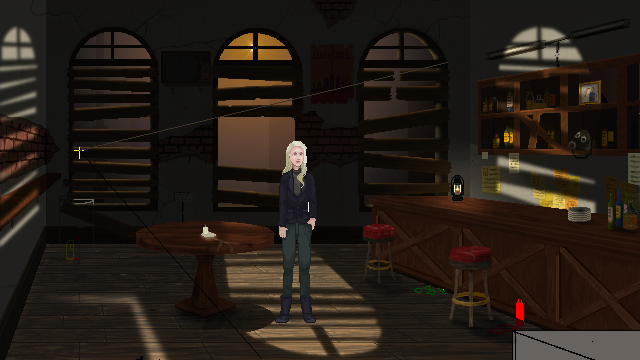
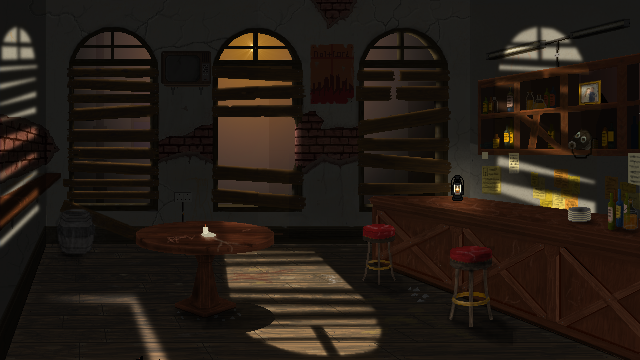
Layer changes from the first (640, 360) image to the second:
painted on "shadowstool" over (43, 164, 500, 328)
hid group "Guides" (7 layers) over (0, 0, 554, 360)
hid "vanishing" over (74, 62, 448, 359)
painted on "stuffontable" over (167, 229, 251, 243)
painted on "table foreground" over (512, 330, 640, 360)
painted on "Stuff on Bar" over (469, 271, 475, 312)
"Shadow Left Wall": opacity 80% → 88% over (0, 0, 46, 360)
"Shadow Mid Right Wall": opacity 88% → 82%, painted on it over (258, 0, 470, 244)
"Shadow Mid Left Wall": opacity 88% → 83%, painted on it over (46, 0, 258, 244)
"Shadow Floor": opacity 73% → 82% over (5, 244, 622, 360)
renamed "cleaning things?" to "randoms", moved it into group "Bar", painted on it over (66, 220, 524, 337)
added layer "bar strains" in group "Bar" over (158, 197, 633, 306)
added group "Barrel #1" with 2 layers above "shelf/bar" over (30, 181, 116, 292)
added layer "barrel shadow" in group "Barrel #1" over (30, 181, 116, 292)
renamed "broken chair" to "Barrel", moved it into group "Barrel #1", painted on it over (57, 194, 95, 258)
renamed "Pasted Layer #2" to "Debris on Floor", showed it, moved it above "floorboard outline", painted on it over (0, 0, 640, 360)
painted on "wall2" over (0, 49, 546, 278)
